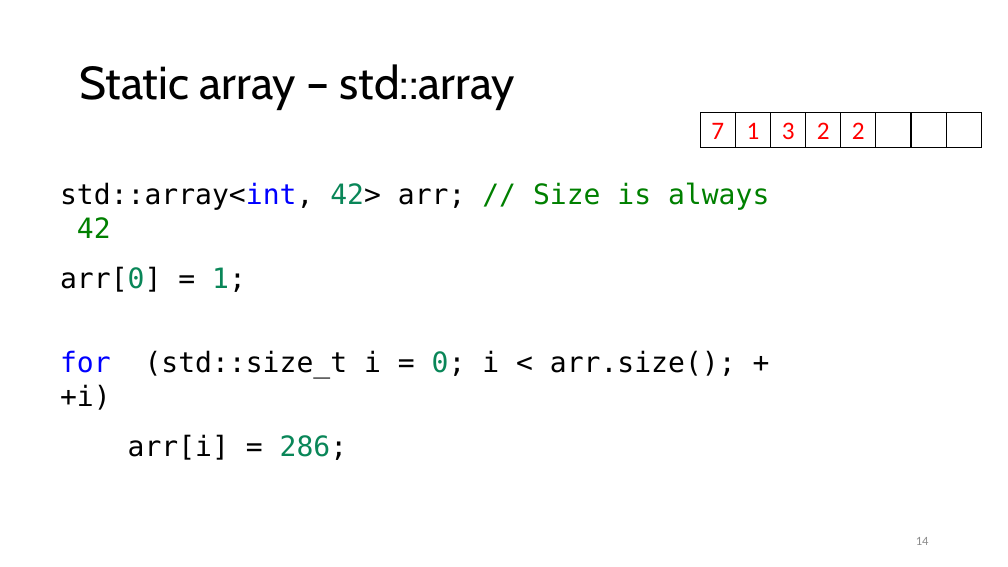
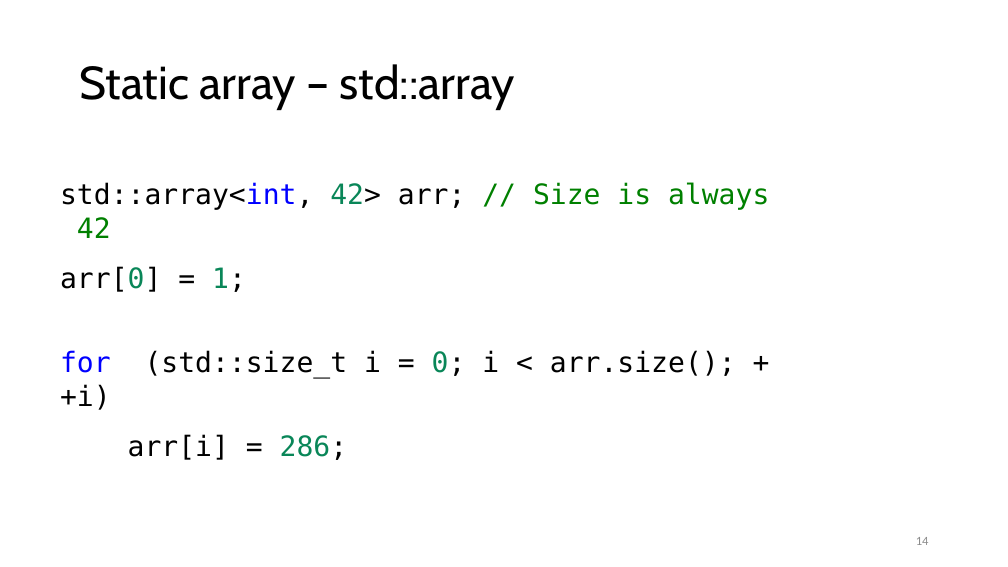
Before and after one commit to rarutyun/cpp-courses, a slide deck: slide 14 of 03_containrers_and_initialization/03_containers.pptx. Drawn at 1008x567 pixels with LibreOffice and Linux fonts; fonts in the diff are those of the drawing. Boxes give left, top, right and bottom in pixels: in the first picture for what was removed or moved away, otherwise in the second. Text is boxed around its words. In the diff, an @@ line names an element or a change of style, - is before the commit and + after.

```diff
--- a/03_containrers_and_initialization/03_containers.pptx
+++ b/03_containrers_and_initialization/03_containers.pptx
@@ rectangle removed at [701,112,736,147] @@
-7
@@ rectangle removed at [736,112,771,147] @@
-1
@@ rectangle removed at [770,112,805,147] @@
-3
@@ rectangle removed at [805,112,841,147] @@
-2
@@ rectangle removed at [841,112,876,147] @@
-2
@@ rectangle removed at [876,112,911,147] @@
@@ rectangle removed at [911,112,947,147] @@
@@ rectangle removed at [947,112,982,147] @@
```
Also in this commit, not shown: 13 other slides changed, 2 slides added, 2 slides removed.
